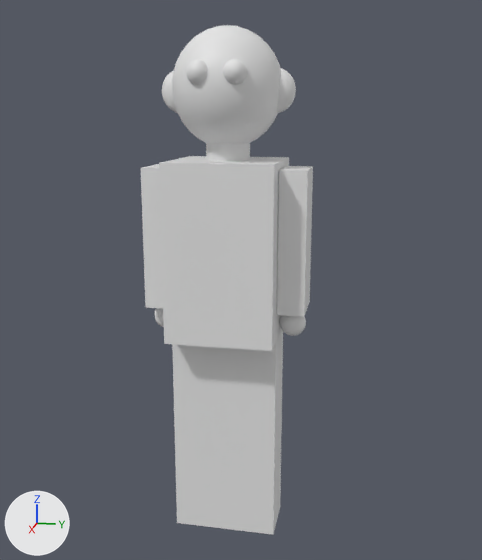
Before and after pictures for a commit that changed the Blender file Assets/Prefabs/character.blend.
One viewpoint serves both versions: a 50 mm lens placed at (33.7, 7.2, 29.5), pointed at (0.1, 0.5, 21.1). Arrows for +X, +Y and +Z are at lower left; the lights stay in place.

Names of what the first picture shows: 'Ear1', 'Head', 'LeftArm', 'LeftHand', 'LeftLeg', 'Neck', 'RightArm', 'RightHand', 'RightLeg', 'Torso'.
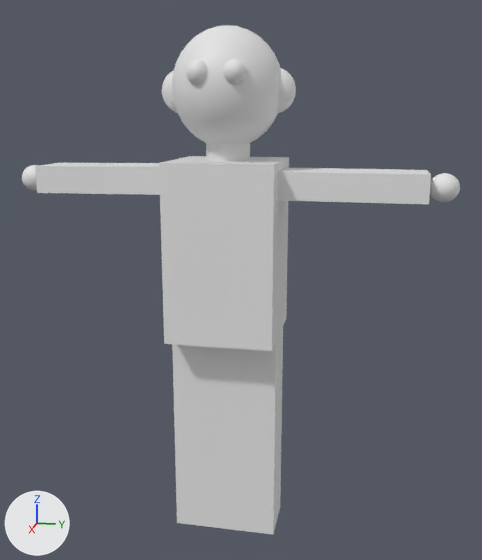
The change in detail:
Object 'LeftHand' (ob_lefthand) moves from (0.33, 3.28, 18.98) to (0.33, 10.41, 26.14).
Object 'LeftArm' (ob_leftarm) moves from (0.33, 3.32, 23.35) to (0.33, 6.05, 26.19).
Object 'LeftArm' (ob_leftarm) turns from (0, 0, 0) to (90, 0, 0) degrees about x, y and z.
Object 'RightArm' (ob_rightarm) moves from (0.33, -3.63, 23.35) to (0.33, -6.38, 26.31).
Object 'RightArm' (ob_rightarm) turns from (0, 0, 0) to (-90, 0, 0) degrees about x, y and z.
Object 'RightHand' (ob_righthand) moves from (0.33, -3.59, 18.98) to (0.33, -10.75, 26.24).
Object 'RightHand' (ob_righthand) turns from (0, 0, 0) to (-90, 0, 0) degrees about x, y and z.

Boxes [x1, y1, x2, y2] around the edits, measured in the pictures (482 x 560 px):
'LeftArm', moved, turned
    before: [277, 166, 313, 317]
    after: [278, 168, 431, 204]
'RightArm', moved, turned
    before: [141, 164, 163, 308]
    after: [35, 163, 160, 195]
'LeftHand', moved
    before: [280, 315, 306, 336]
    after: [430, 173, 460, 202]
'RightHand', moved, turned
    before: [154, 308, 164, 327]
    after: [22, 165, 39, 191]
